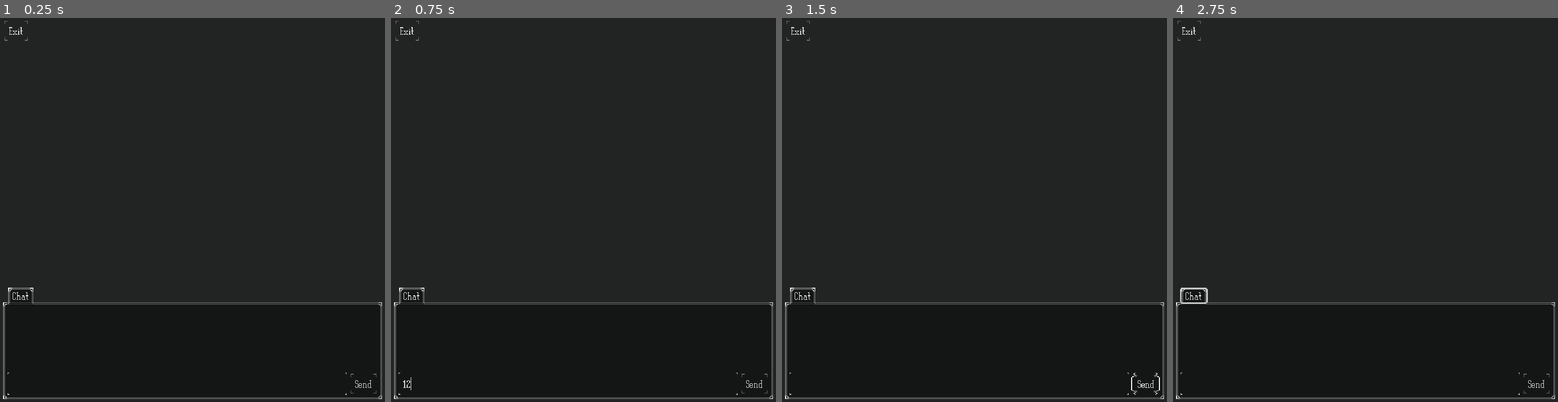
Above: before the commit, frames 1-4 (left to right).
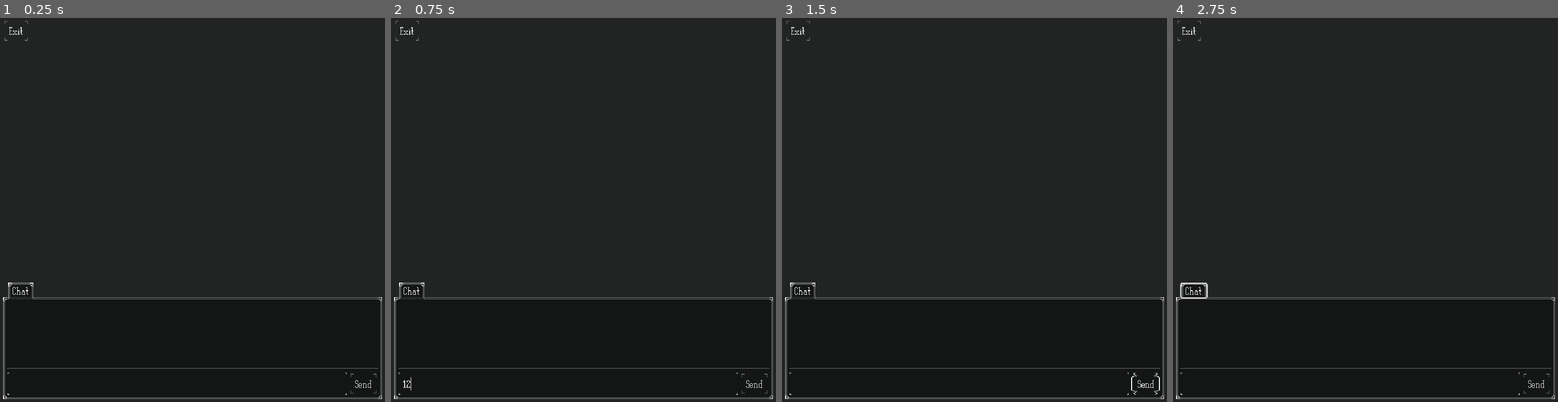
Above: after the commit, the same moments.

Repository: tristanbatchler/TwilightGroveOnline
Game: Godot game, scene res://states/ingame/ingame.tscn
The game is run twice, just before and just after one commit, with the same random seed, the same clock (stepped at 60 frames per second) and the same inputs. This scene is started directly instead of the project's main scene.
Inputs (mouse positions are in pixels of both pictures, inside the frame that each line leads up to):
- Up to frame 1 (0.25 s): no input
- Up to frame 2 (0.75 s): click (568, 382) at 0.52 s; type "12" at 0.6 s
- Up to frame 3 (1.5 s): click "Send" at 1.25 s
- Up to frame 4 (2.75 s): tap Enter at 2 s; move the mouse to (1365, 336) at 2.02 s; press the mouse at (1365, 336) at 2.03 s; hold Right (move_right) from 2.03 s (still down)

The runs differ from the first frame. In frame 1, 0.8% of the frame differs, in the area x 0-100%, y 68-92%; in frame 2, 0.8%; in frame 3, 0.8%; in frame 4, 0.8%.

Commit message:
Enhance chat functionality: prevent sending empty messages, add z-index for actor placement

Diff:
--- a/client/objects/actor/actor.gd
+++ b/client/objects/actor/actor.gd
@@ -38,6 +38,7 @@
 func place(world: TileMapLayer) -> void:
 	_world_tile_size = world.tile_set.tile_size
 	world.add_child(self)
+	z_index = 1
 
 func _ready() -> void:
 	if not is_player:
--- a/client/states/ingame/ingame.gd
+++ b/client/states/ingame/ingame.gd
@@ -46,9 +46,12 @@
 	GameManager.set_state(GameManager.State.CONNECTED)
 
 func _on_send_button_pressed() -> void:
+	var entered_text := _line_edit.text
+	if entered_text.strip_edges() == "":
+		return
 	var packet := Packets.Packet.new()
 	var chat := packet.new_chat()
-	var chat_msg := _line_edit.text
+	var chat_msg := entered_text
 	_line_edit.clear()
 	chat.set_msg(chat_msg)
 	if WS.send(packet) == OK:
--- a/client/states/ingame/ingame.tscn
+++ b/client/states/ingame/ingame.tscn
@@ -49,6 +49,9 @@
 scroll_following = true
 script = ExtResource("5_perjg")
 
+[node name="HSeparator" type="HSeparator" parent="CanvasLayer/MarginContainer/VBoxContainer/TabContainer/Chat"]
+layout_mode = 2
+
 [node name="HBoxContainer" type="HBoxContainer" parent="CanvasLayer/MarginContainer/VBoxContainer/TabContainer/Chat"]
 layout_mode = 2
 size_flags_vertical = 10
@@ -56,6 +59,7 @@
 [node name="LineEdit" type="LineEdit" parent="CanvasLayer/MarginContainer/VBoxContainer/TabContainer/Chat/HBoxContainer"]
 layout_mode = 2
 size_flags_horizontal = 3
+caret_blink = true
 
 [node name="SendButton" type="Button" parent="CanvasLayer/MarginContainer/VBoxContainer/TabContainer/Chat/HBoxContainer"]
 layout_mode = 2
Not shown, changed: server/internal/states/ingame.go
